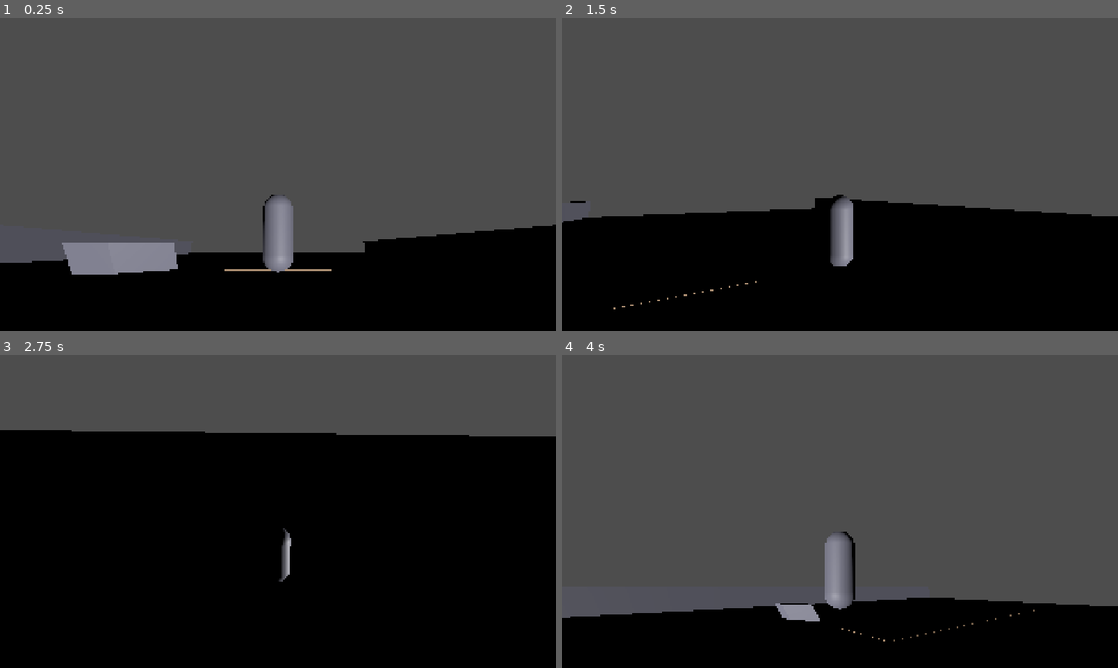
Above: before the commit, frames 1-4 (two rows, left to right).
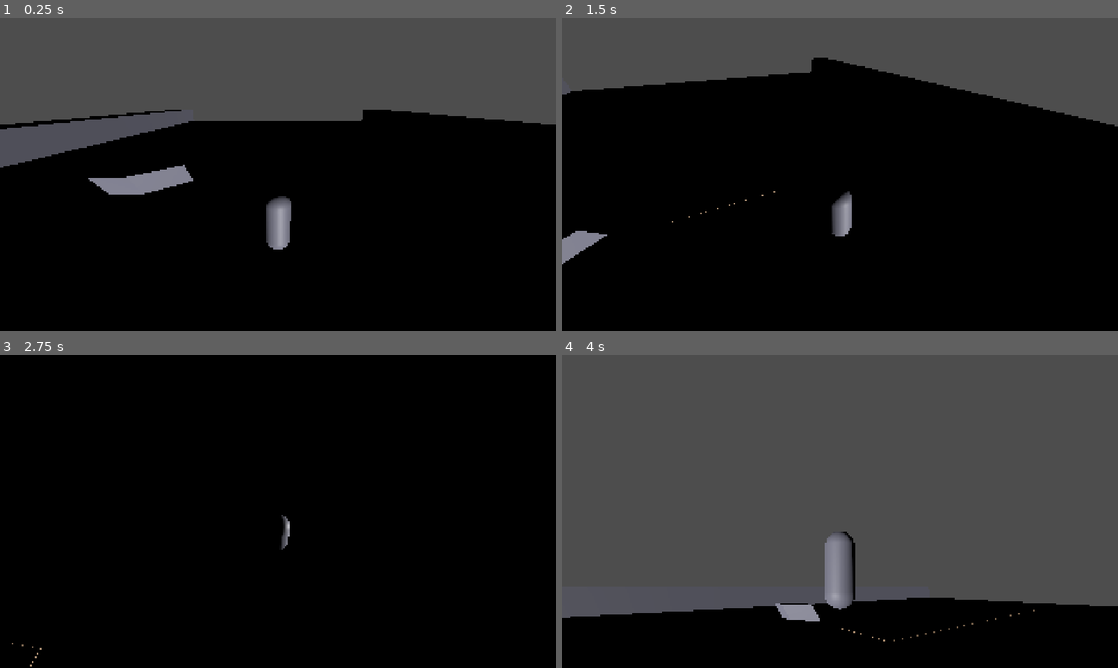
Above: after the commit, the same moments.

Repository: endrawes0/OpenMMO
Game: Godot game, scene res://scenes/GameWorld.tscn
The game is run twice, just before and just after one commit, with the same random seed, the same clock (stepped at 60 frames per second) and the same inputs. This scene is started directly instead of the project's main scene.
Inputs (mouse positions are in pixels of both pictures, inside the frame that each line leads up to):
- Up to frame 1 (0.25 s): no input
- Up to frame 2 (1.5 s): tap Enter at 0.5 s; move the mouse to (962, 158) at 0.52 s; hold D 0.53-1.25 s; tap Tab at 0.6 s; click (962, 158) at 0.67 s; tap Space at 0.77 s; drag from (728, 190) to (812, 237) at 1.27 s
- Up to frame 3 (2.75 s): move the mouse to (333, 442) at 2.02 s; hold D from 2.03 s (still down); tap 2 at 2.1 s
- Up to frame 4 (4 s): release D at 2.75 s; drag from (812, 574) to (673, 464) at 2.77 s; tap Space at 3.5, 3.77 s; move the mouse to (1006, 558) at 3.52 s; hold A from 3.53 s (still down); tap 4 at 3.6 s

The runs differ from the first frame. In frame 1, 40% of the frame differs, in the area x 0-100%, y 29-82%; in frame 2, 40%, in the area x 0-100%, y 12-94%; in frame 3, 25%; in frame 4, nothing differs.

Commit message:
feat(client): set default camera angle to 20 degrees above player
- Change default pitch from -30° to +20°
- Camera starts above player looking down at 20° angle
- Provides better initial view of character and surroundings

Default camera position now offers improved visibility when entering game world.

Diff:
--- a/client/scripts/GameWorld.gd
+++ b/client/scripts/GameWorld.gd
@@ -24,7 +24,7 @@
 var character_data: Dictionary = {}
 var movement_input: Vector2 = Vector2.ZERO
 var camera_distance: float = 6.0
-var camera_pitch: float = deg_to_rad(-30.0)
+var camera_pitch: float = deg_to_rad(20.0)  # 20 degrees above player
 var camera_orbit_offset: float = 0.0
 var left_dragging := false
 var right_dragging := false
